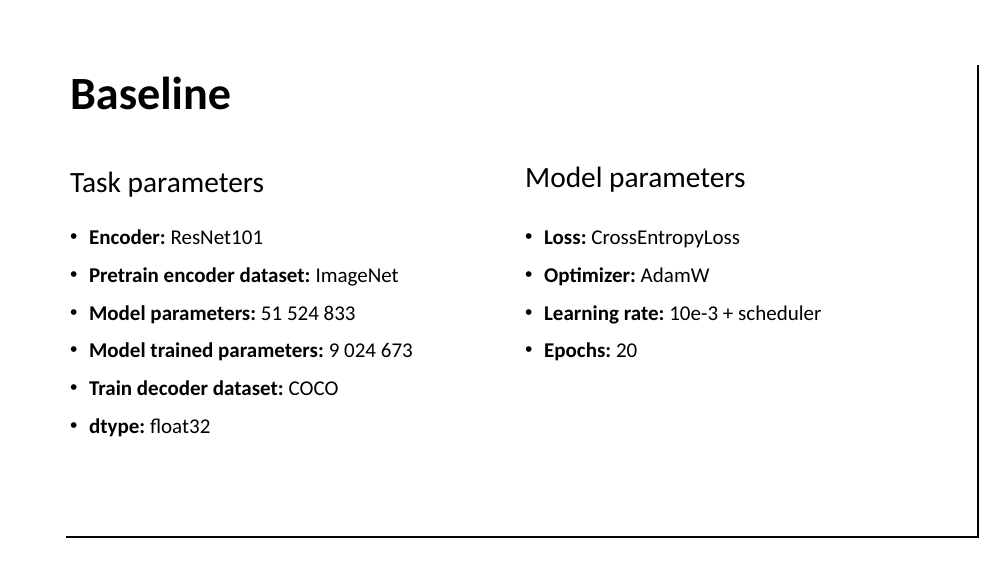
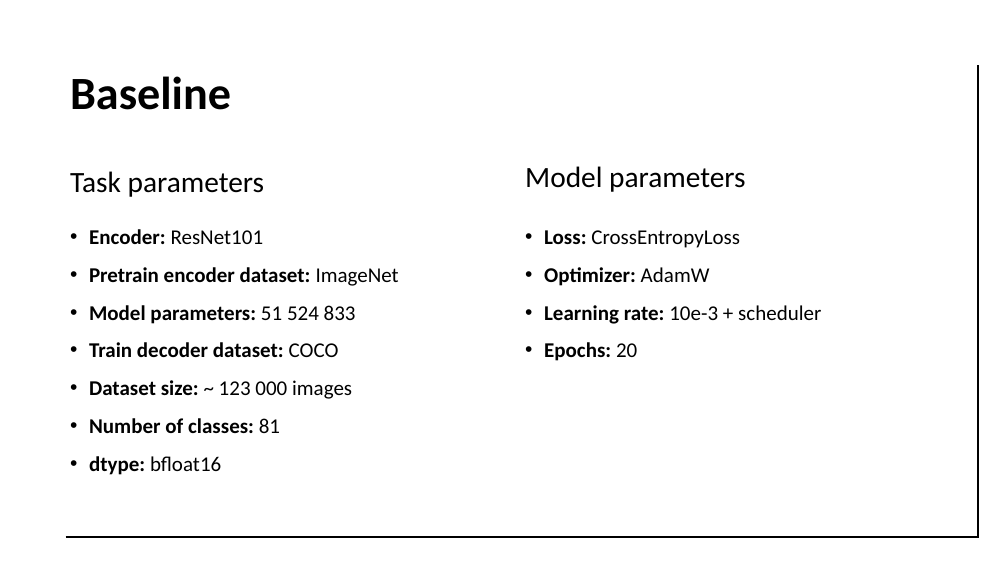
Before and after one commit to Tyumentseva/Unet-Inference-Acceleration-Project, a slide deck: slide 4 of unet_inference_240426.pptx. Drawn at 1008x567 pixels with LibreOffice and Linux fonts; fonts in the diff are those of the drawing; background and template pictures are left out. Boxes give left, top, right and bottom in pixels: in the first picture for what was removed or moved away, otherwise in the second. Text is boxed around its words. In the diff, an @@ line names an element or a change of style, - is before the commit and + after.

```diff
--- a/unet_inference_240426.pptx
+++ b/unet_inference_240426.pptx
@@ subtitle at bbox=[89, 342, 413, 361]: paragraph removed @@
-• Model trained parameters: 9 024 673
@@ subtitle at bbox=[89, 380, 352, 433]: text changed; bold on @@
-• dtype: float32
+• Dataset size: ~ 123 000 images
+• Number of classes: 81
+• dtype: bfloat16
```
Also in this commit, not shown: 11 other slides changed, 6 other files.
